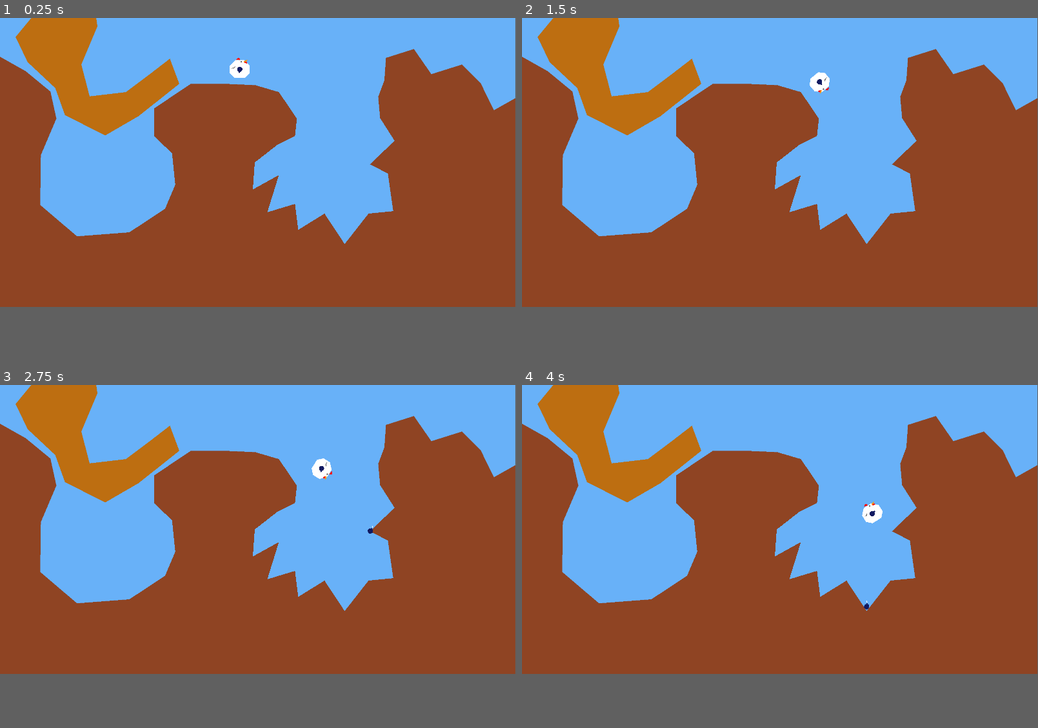
Above: before the commit, frames 1-4 (two rows, left to right).
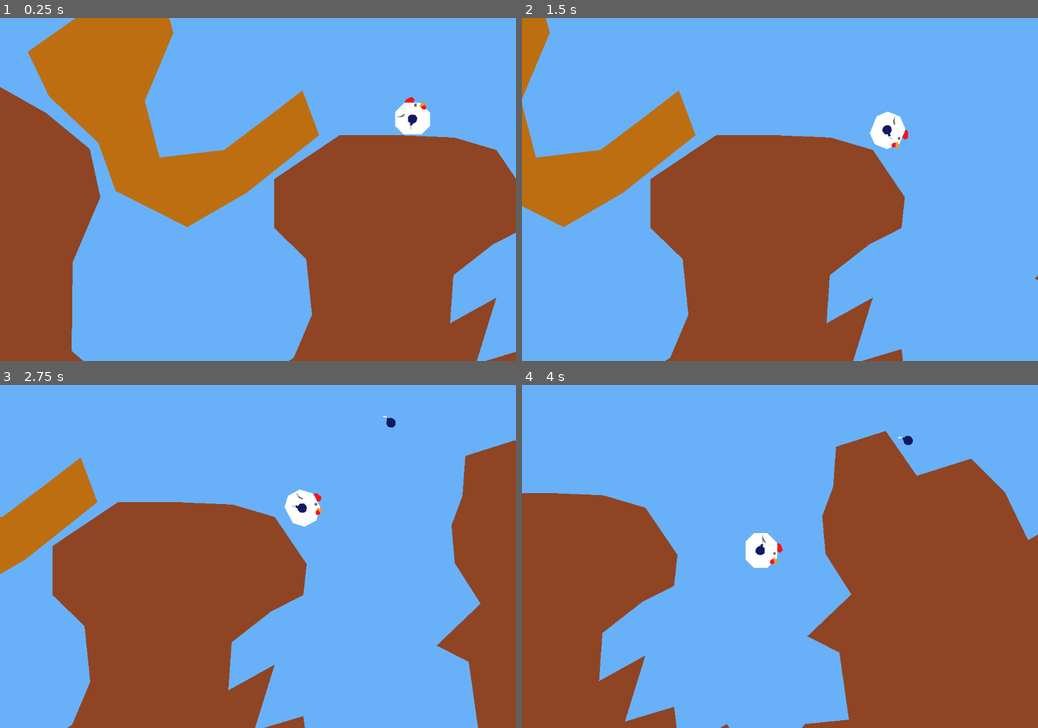
Above: after the commit, the same moments.

Repository: Athakaspen/NotWorms
Game: Godot game, scene res://Level.tscn
Same seed, same stepped clock (60 frames per second), same inputs: the game is played once before the commit and once after it.
Inputs (mouse positions are in pixels of both pictures, inside the frame that each line leads up to):
- Up to frame 1 (0.25 s): no input
- Up to frame 2 (1.5 s): move the mouse to (893, 148) at 0.52 s; hold D (right) 0.53-1.28 s; tap Mouse wheel down (power_down) at 0.6 s; tap W (jump) at 0.77 s; move the mouse to (676, 175) at 1.27 s; hold A (left) from 1.28 s (still down); tap Mouse wheel up (power_up) at 1.35 s
- Up to frame 3 (2.75 s): tap W (jump) at 1.52 s; move the mouse to (309, 467) at 2.02 s; release A (left) at 2.03 s; hold D (right) from 2.03 s (still down); click (309, 467) at 2.1 s
- Up to frame 4 (4 s): move the mouse to (754, 587) at 2.77 s; tap Mouse wheel down (power_down) at 2.85 s; tap W (jump) at 3.02, 3.77 s; move the mouse to (934, 573) at 3.52 s; release D (right) at 3.53 s; hold A (left) from 3.53 s (still down); tap Mouse wheel up (power_up) at 3.6 s
In our replay, the window is 799x449 before the commit and 800x533 after it. These sizes can differ from the game's own. Grey fills any space a smaller window leaves; there, only what the larger window draws over its background counts as a difference.

The runs differ from the first frame. In frame 1, 50% of the frame differs, in the area x 0-100%, y 0-100%; in frame 2, 55%; in frame 3, 48%; in frame 4, 46%.

Commit message:
dynamic camera added

Diff:
--- /dev/null
+++ b/GameCamera.gd
@@ -0,0 +1,16 @@
+extends Camera2D
+
+# Called when the node enters the scene tree for the first time.
+func _ready():
+
+	# set the limits for the camera
+	var limit_obj = $"../CameraLimit"
+	assert(limit_obj != null, "No camera limits found!")
+	limit_left = 0
+	limit_top = 0
+	limit_bottom = limit_obj.transform.y
+	limit_right = limit_obj.transform.x
+
+
+func _process(delta):
+	align()
--- /dev/null
+++ b/Level.gd
@@ -0,0 +1,33 @@
+extends Node2D
+
+onready var camera = $GameCamera
+#onready var camera_target = $CameraTrackPoint
+
+
+# Called when the node enters the scene tree for the first time.
+func _ready():
+	# set the limits for the camera
+	var camera_limit = $CameraLimit
+	assert(camera_limit != null, "No camera limits found!")
+	camera.limit_left = 0
+	camera.limit_top = 0
+	camera.limit_bottom = camera_limit.position.y
+	camera.limit_right = camera_limit.position.x
+
+	update_camera($Player)
+
+
+# Called every frame. 'delta' is the elapsed time since the previous frame.
+func _process(delta):
+	update_camera($Player)
+	# set the camera tracking point's position
+
+
+func update_camera(player):
+
+	# Camera follows player
+	#camera_target.global_position = player.global_position
+
+	# Camera sits between player and aim point
+	camera.global_position = \
+		(2*player.global_position + get_global_mouse_position()) / 3
--- a/Level.tscn
+++ b/Level.tscn
@@ -1,11 +1,30 @@
-[gd_scene load_steps=3 format=2]
+[gd_scene load_steps=4 format=2]
 
 [ext_resource path="res://Terrain.tscn" type="PackedScene" id=1]
 [ext_resource path="res://Player.tscn" type="PackedScene" id=2]
+[ext_resource path="res://Level.gd" type="Script" id=4]
 
 [node name="Level" type="Node2D"]
+script = ExtResource( 4 )
 
 [node name="Terrain" parent="." instance=ExtResource( 1 )]
 
 [node name="Player" parent="." instance=ExtResource( 2 )]
-position = Vector2( 893, 174 )
+position = Vector2( 863, 194 )
+
+[node name="CameraLimit" type="Position2D" parent="."]
+position = Vector2( 1920, 1080 )
+__meta__ = {
+"_gizmo_extents_": 10000.0
+}
+
+[node name="GameCamera" type="Camera2D" parent="."]
+position = Vector2( -1, -1 )
+current = true
+limit_left = 0
+limit_top = 0
+smoothing_enabled = true
+smoothing_speed = 2.0
+
+[node name="CameraTrackPoint" type="Position2D" parent="."]
+visible = false
--- a/Player.tscn
+++ b/Player.tscn
@@ -24,17 +24,17 @@
 
 [node name="Beak" type="Polygon2D" parent="Body"]
 color = Color( 0.976471, 0.603922, 0.0745098, 1 )
-polygon = PoolVector2Array( 8, -16, 11, -18, 14, -18, 12, -16, 9, -15 )
+polygon = PoolVector2Array( 8, -16, 11, -18, 14, -18, 12.2121, -15.7576, 9.45455, -14.5758 )
 
 [node name="Gobble" type="Polygon2D" parent="Body"]
-position = Vector2( 1, 2 )
+position = Vector2( 1.18182, 2.36364 )
 color = Color( 0.976471, 0.0745098, 0.0745098, 1 )
-polygon = PoolVector2Array( 8, -17, 11, -18, 12, -17, 12, -15, 9, -16 )
+polygon = PoolVector2Array( 8, -17, 11.4242, -18.5152, 12.6061, -16.9394, 12.2121, -14.5758, 9.45455, -14.9697 )
 
 [node name="Mohawk" type="Polygon2D" parent="Body"]
 position = Vector2( -10, -3 )
 color = Color( 0.976471, 0.0745098, 0.0745098, 1 )
-polygon = PoolVector2Array( 8, -17, 11, -19, 13, -17, 13, -15, 9, -16, 7, -15 )
+polygon = PoolVector2Array( 7.24242, -17.8788, 11.9697, -19.8485, 14.3333, -17.4849, 13, -15, 9.21212, -15.5152, 6.0606, -15.1212 )
 
 [node name="CollisionPolygon2D" type="CollisionPolygon2D" parent="."]
 visible = false
@@ -48,6 +48,7 @@
 polygon = PoolVector2Array( -4, 10, -8, 7, -10, 2, -9, -3, -7, -6, -3, -9, -3, -13, 2, -14, 2, -9, 7, -7, 9, -3, 10, 3, 8, 6, 5, 9, 1, 10 )
 
 [node name="Fuse" type="Polygon2D" parent="RotPoint/BombGraphic"]
+color = Color( 0.776471, 0.776471, 0.776471, 1 )
 polygon = PoolVector2Array( -1, -13, -1, -16, -4, -20, -2, -22, 1, -17, 1, -13 )
 
 [node name="ShootPoint" type="Position2D" parent="RotPoint"]
--- a/Terrain.tscn
+++ b/Terrain.tscn
@@ -11,4 +11,4 @@
 
 [node name="RenderPoly2" type="Polygon2D" parent="."]
 color = Color( 0.745098, 0.435294, 0.0705882, 1 )
-polygon = PoolVector2Array( 668, 246, 516, 367, 392, 439, 242, 363, 206, 262, 103, 165, 58, 71, 175, -71, 343, -111, 363, 31, 303, 174, 334, 293, 469, 277, 558, 210, 633, 152 )
+polygon = PoolVector2Array( 668, 246, 516, 367, 392, 439, 242, 363, 206, 262, 103, 165, 58, 71, 170, -8, 352, -8, 363, 31, 303, 174, 334, 293, 469, 277, 558, 210, 633, 152 )
--- a/project.godot
+++ b/project.godot
@@ -16,8 +16,8 @@
 
 [display]
 
-window/size/width=1920
-window/size/height=1080
+window/size/width=1080
+window/size/height=720
 
 [input]
 
